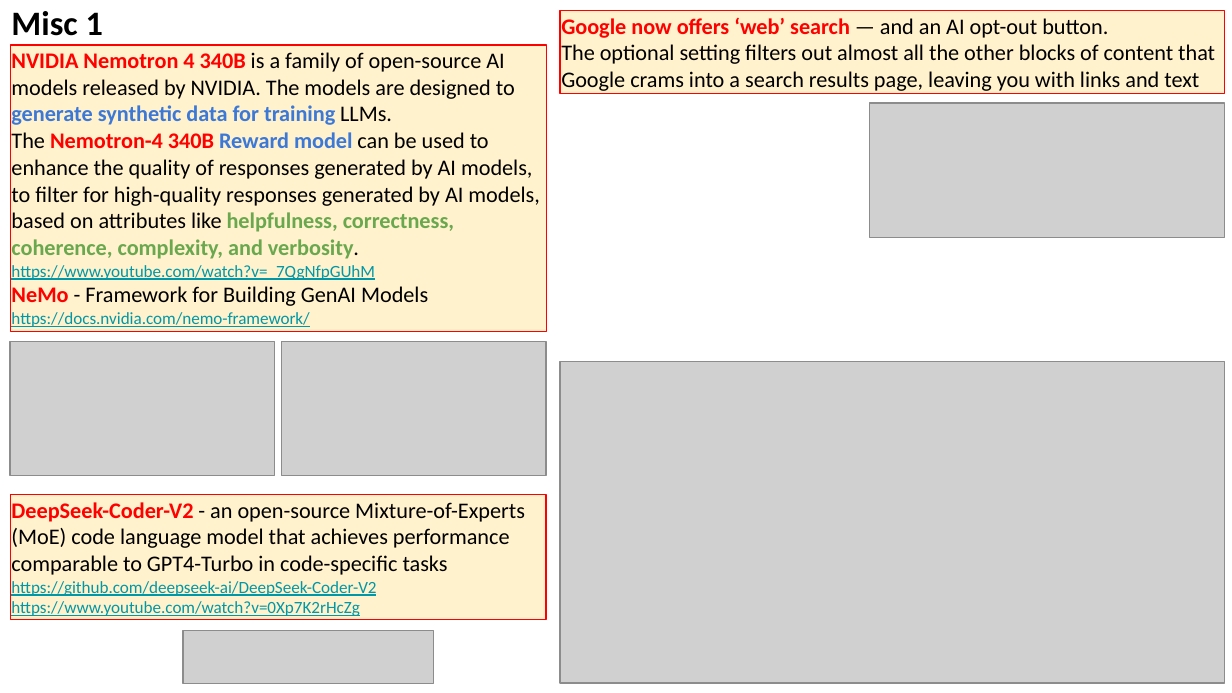
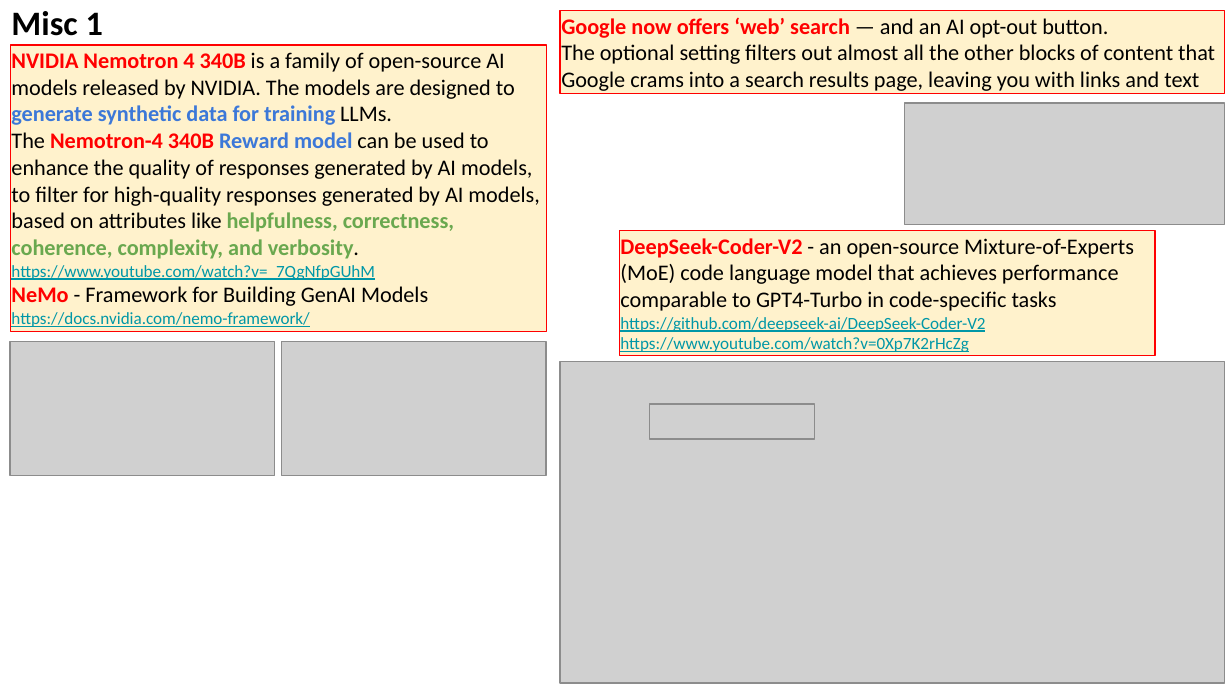
Before and after one commit to lselector/seminar, a slide deck: slide 8 of 2024/2024-06-21-AI-Updates.pptx (slide 7 before the commit). Drawn at 1232x693 pixels with LibreOffice and Linux fonts; fonts in the diff are those of the drawing; grey boxes stand for pictures. Boxes give left, top, right and bottom in pixels: in the first picture for what was removed or moved away, otherwise in the second. Text is boxed around its words. In the diff, an @@ line names an element or a change of style, - is before the commit and + after.

```diff
--- a/2024/2024-06-21-AI-Updates.pptx
+++ b/2024/2024-06-21-AI-Updates.pptx
@@ picture resized from (x1=870, y1=103, x2=1225, y2=238) to (x1=904, y1=103, x2=1225, y2=225) @@
@@ rectangle "DeepSeek-Coder-V2 - an open-source Mixture-of-Experts ..." moved from (x1=10, y1=494, x2=546, y2=618) to (x1=620, y1=230, x2=1156, y2=355) @@
@@ picture added at (x1=649, y1=404, x2=814, y2=439) @@
@@ picture removed at (x1=182, y1=631, x2=432, y2=684) @@
```
Also in this commit, not shown: 4 other slides changed, 5 slides added, 1 slide removed.
